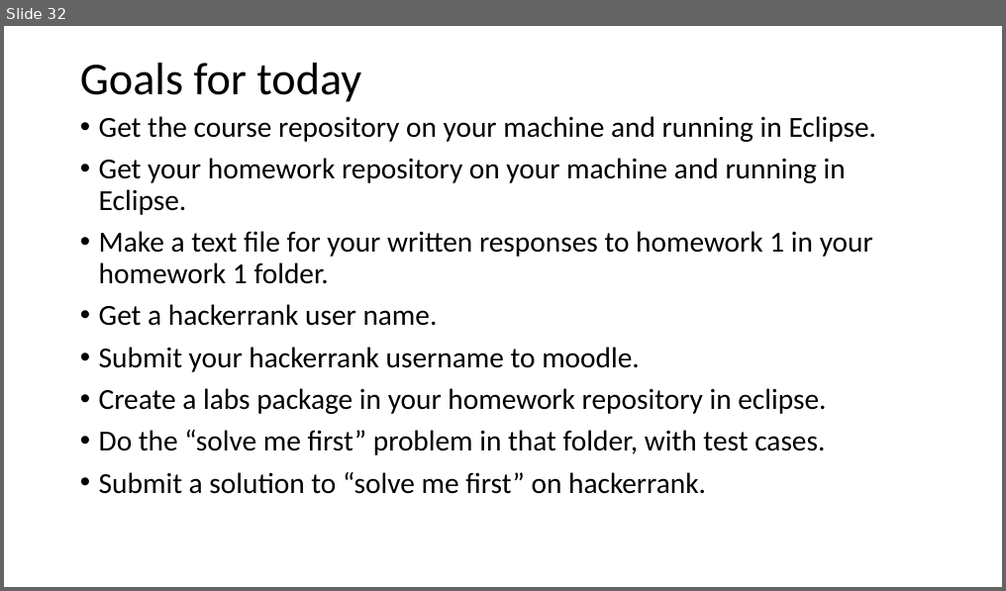
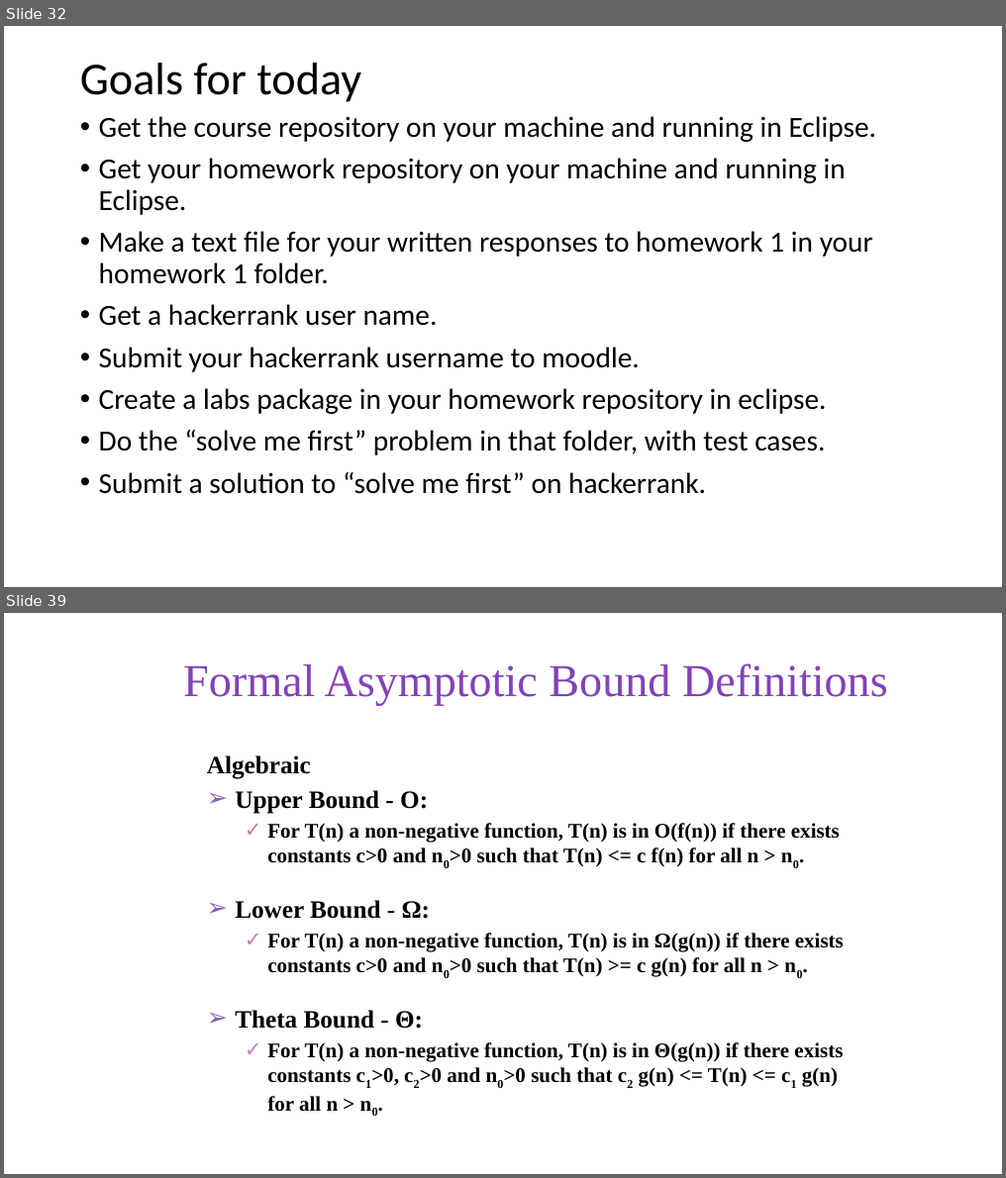
Before and after one commit to skalakm/232, a slide deck: notes.pptx. Shown one above the other, each under a label of ours: slide 32 before the commit, slides 32 and 39 after it; the slides between them are not shown. The pictures are 1006x591 and 1006x1178 pixels, drawn with LibreOffice and Linux fonts; fonts in the diff are those of the drawing; background and template pictures are left out. Boxes give left, top, right and bottom in pixels: in the first picture for what was removed or moved away, otherwise in the second. Text is boxed around its words. In the diff, an @@ line names an element or a change of style, - is before the commit and + after.

```diff
--- a/notes.pptx
+++ b/notes.pptx
@@ slide 39 added at (4,613,1002,1174), background #FFFFFF @@
@@ title added at (183,663,888,705), 44 pt, text #8341BA @@
+Formal Asymptotic Bound Definitions
@@ text added at (207,756,844,1112), 20 pt, text #000000, bold @@
+Algebraic
+➢ Upper Bound - O:
+  ✓ For T(n) a non-negative function, T(n) is in Ο(f(n)) if there exists constants c>0 and n0>0 such that T(n) <= c f(n) for all n > n0.
+➢ Lower Bound - Ω:
+  ✓ For T(n) a non-negative function, T(n) is in Ω(g(n)) if there exists constants c>0 and n0>0 such that T(n) >= c g(n) for all n > n0.
+➢ Theta Bound - Θ:
+  ✓ For T(n) a non-negative function, T(n) is in Θ(g(n)) if there exists constants c1>0, c2>0 and n0>0 such that c2 g(n) <= T(n) <= c1 g(n) for all n > n0.
```
Also in this commit, not shown: 9 other slides added, 1 other file.
